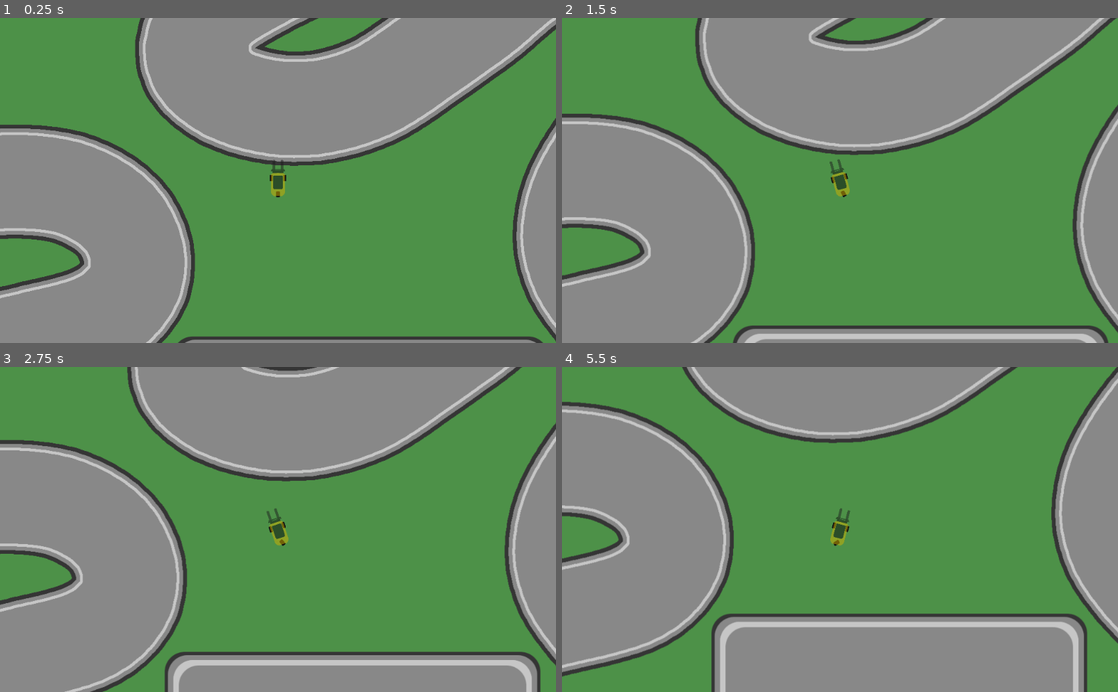
Above: before the commit, frames 1-4 (two rows, left to right).
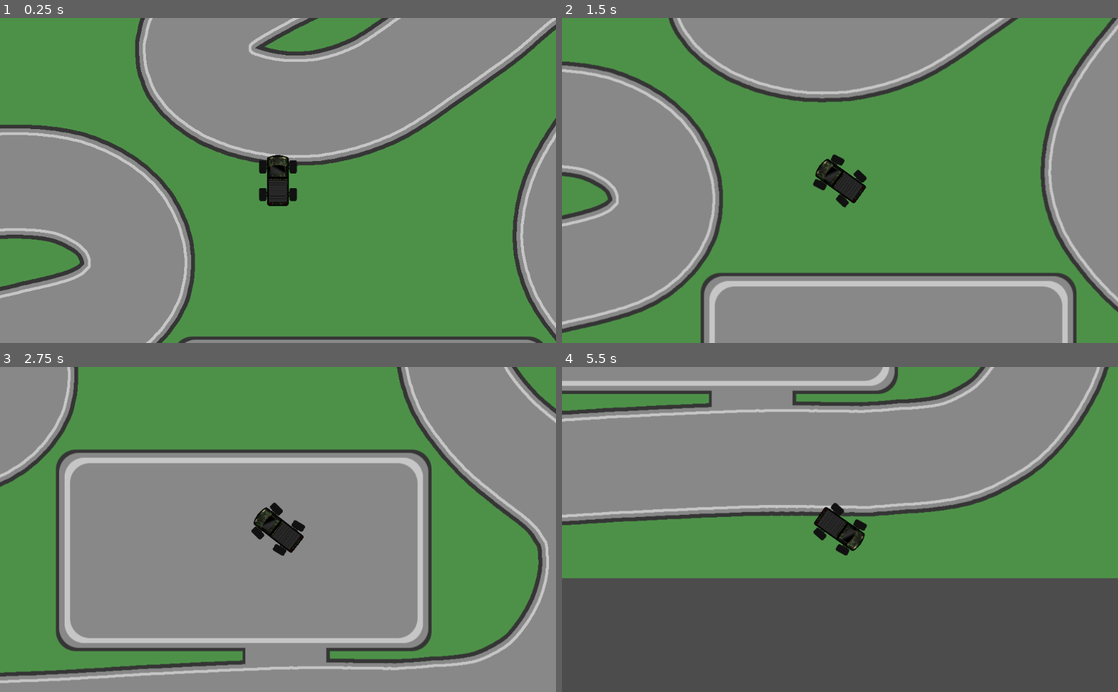
Above: after the commit, the same moments.

Repository: fswienty/godot-wheeled-vehicle-template
Game: Godot game, scene res://World.tscn
Same seed, same stepped clock (60 frames per second), same inputs: the game is played once before the commit and once after it.
Inputs:
- Up to frame 1 (0.25 s): no input
- Up to frame 2 (1.5 s): tap Enter at 0.5 s; hold D (steer_right) 0.53-1.28 s; hold S (decelerate) 0.53-1.28 s; hold A (steer_left) from 1.28 s (still down); tap S (decelerate) at 1.35 s
- Up to frame 3 (2.75 s): release A (steer_left) at 2.03 s; hold D (steer_right) from 2.03 s (still down); hold S (decelerate) from 2.03 s (still down)
- Up to frame 4 (5.5 s): release D (steer_right) at 2.78 s; release S (decelerate) at 2.78 s; hold W (accelerate) 2.78-3.53 s; tap S (decelerate) at 2.85, 4.35 s; hold S (decelerate) 3.53-4.28 s; hold A (steer_left) from 3.53 s (still down); hold S (decelerate) from 5.03 s (still down)

The runs differ from the first frame. In frame 1, 0.8% of the frame differs, in the area x 46-54%, y 42-58%; in frame 2, 47%; in frame 3, 66%; in frame 4, 73%, in the area x 0-100%, y 0-100%.

Commit message:
Revert "changed some forklift parameters"
This reverts commit eb6920dba216ae98617963efe8c39393de08e53e.

Diff:
--- a/Vehicles/Forklift.tscn
+++ b/Vehicles/Forklift.tscn
@@ -18,11 +18,10 @@
 __meta__ = {
 "_edit_horizontal_guides_": [  ]
 }
-grip = 30.0
+grip = 10.0
 steering_speed = 0.02
 steering_speed_decay = 0.0
 center_steering = false
-air_resistance = 3.0
 
 [node name="Wheels" type="Node2D" parent="."]
 
--- a/Vehicles/Vehicle.gd
+++ b/Vehicles/Vehicle.gd
@@ -6,7 +6,6 @@
 # true: steering wheels return to their forward position
 # false: steering wheels remain at their current angle
 export var center_steering = true
-export var air_resistance = 0.0
 onready var right = global_transform.x.normalized()
 onready var wheel_group = str(get_instance_id()) + "-wheels"  # unique name for the wheel group
 
@@ -53,4 +52,4 @@
 	var vel = 0.005 * linear_velocity
 	var vSquared = vel.length_squared() * vel.normalized()
 #	apply_central_impulse(-cw_value * vSquared)
-	apply_central_impulse(-air_resistance * vel)
+	apply_central_impulse(-0.005 * vel)
--- a/World.tscn
+++ b/World.tscn
@@ -1,7 +1,7 @@
 [gd_scene load_steps=3 format=2]
 
 [ext_resource path="res://Sprites/racetrack2.png" type="Texture" id=1]
-[ext_resource path="res://Vehicles/Forklift.tscn" type="PackedScene" id=2]
+[ext_resource path="res://Vehicles/Truck.tscn" type="PackedScene" id=2]
 
 [node name="World" type="Node2D"]
 
@@ -9,10 +9,10 @@
 scale = Vector2( 2, 2 )
 texture = ExtResource( 1 )
 
-[node name="Forklift" parent="." instance=ExtResource( 2 )]
-air_resistance = 2.0
+[node name="Truck" parent="." instance=ExtResource( 2 )]
+steering_speed_decay = 0.3
 
-[node name="Camera2D" type="Camera2D" parent="Forklift"]
+[node name="Camera2D" type="Camera2D" parent="Truck"]
 current = true
 zoom = Vector2( 2, 2 )
 process_mode = 0
